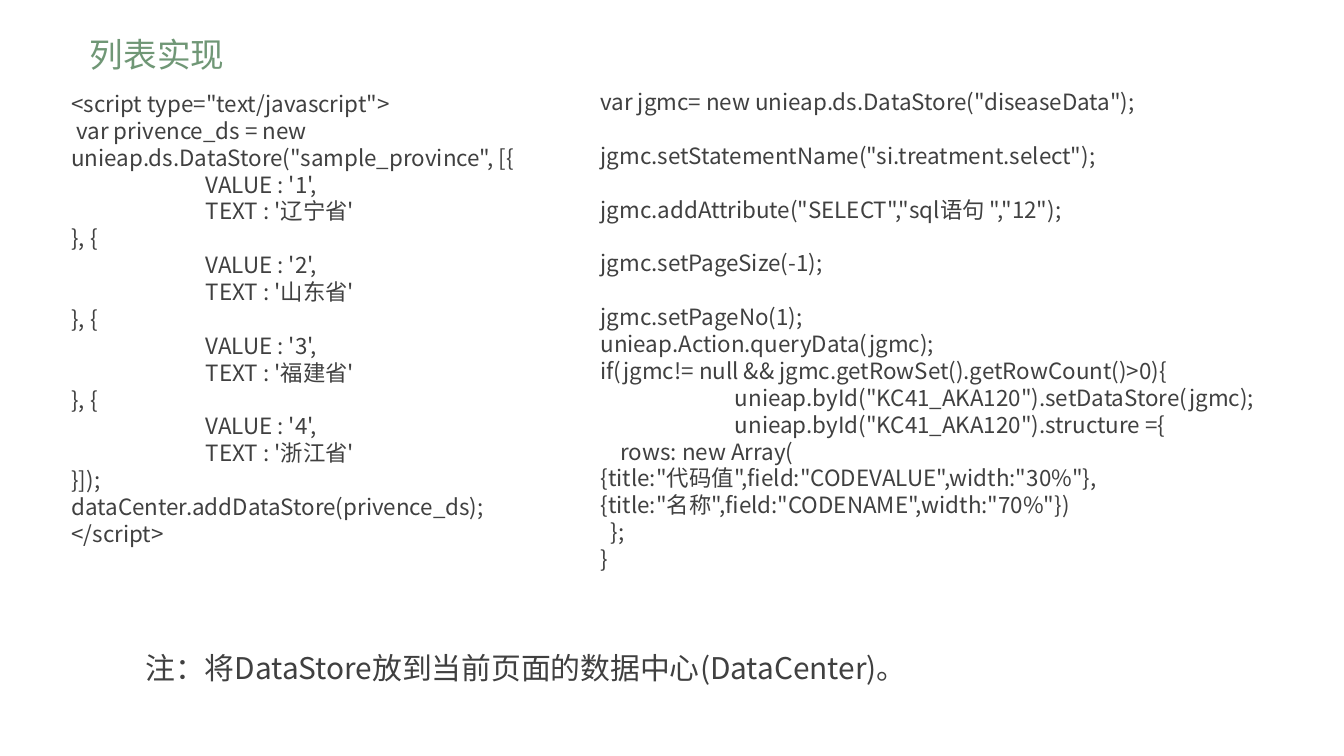
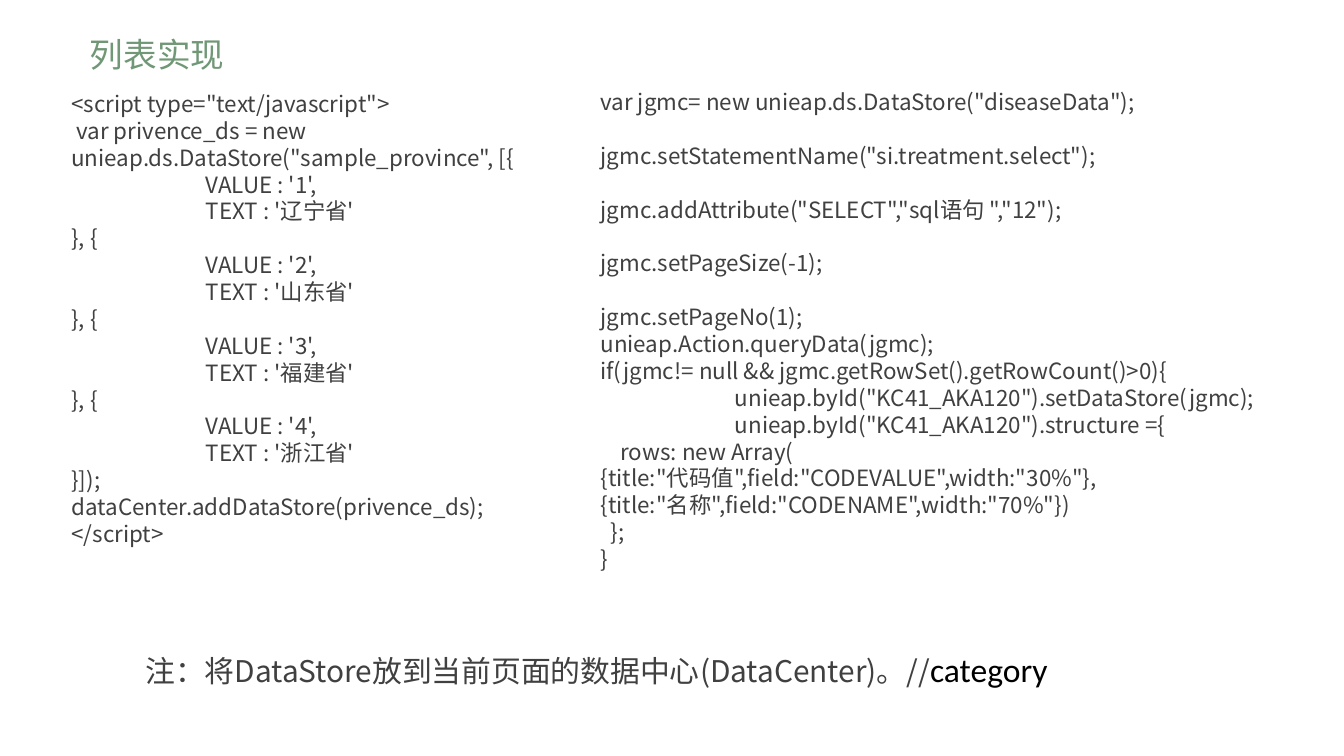
Before and after one commit to Huberyfight/studyAug, a slide deck: slide 9 of 学习成果汇报.pptx. Drawn at 1344x756 pixels with LibreOffice and Linux fonts; fonts in the diff are those of the drawing; background and template pictures are left out. Boxes give left, top, right and bottom in pixels: in the first picture for what was removed or moved away, otherwise in the second. Text is boxed around its words. In the diff, an @@ line names an element or a change of style, - is before the commit and + after.

Commit message:
modify ppt

```diff
--- a/学习成果汇报.pptx
+++ b/学习成果汇报.pptx
@@ text at (145, 657, 1048, 688): text changed @@
-注：将DataStore放到当前页面的数据中心(DataCenter)。
+注：将DataStore放到当前页面的数据中心(DataCenter)。//category
```
Also in this commit, not shown: 3 other slides changed, 2 slides added, 17 slides removed.
